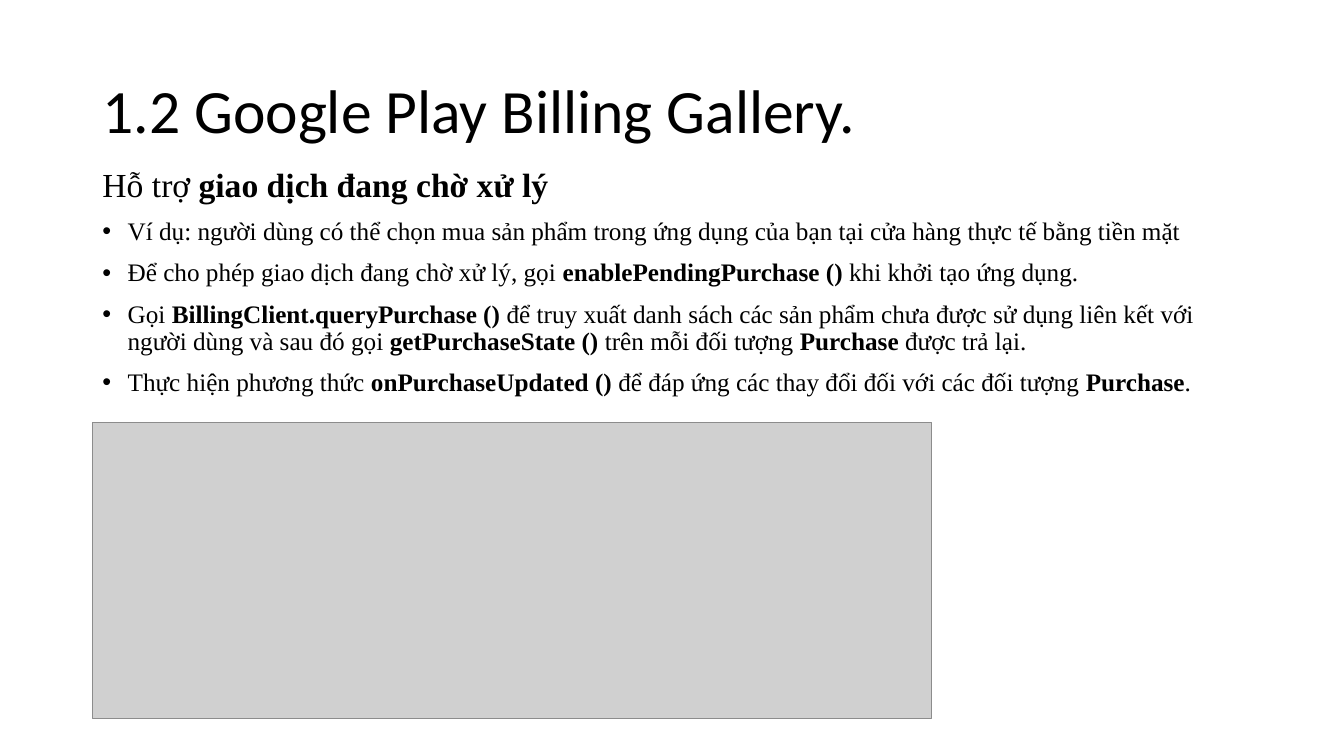
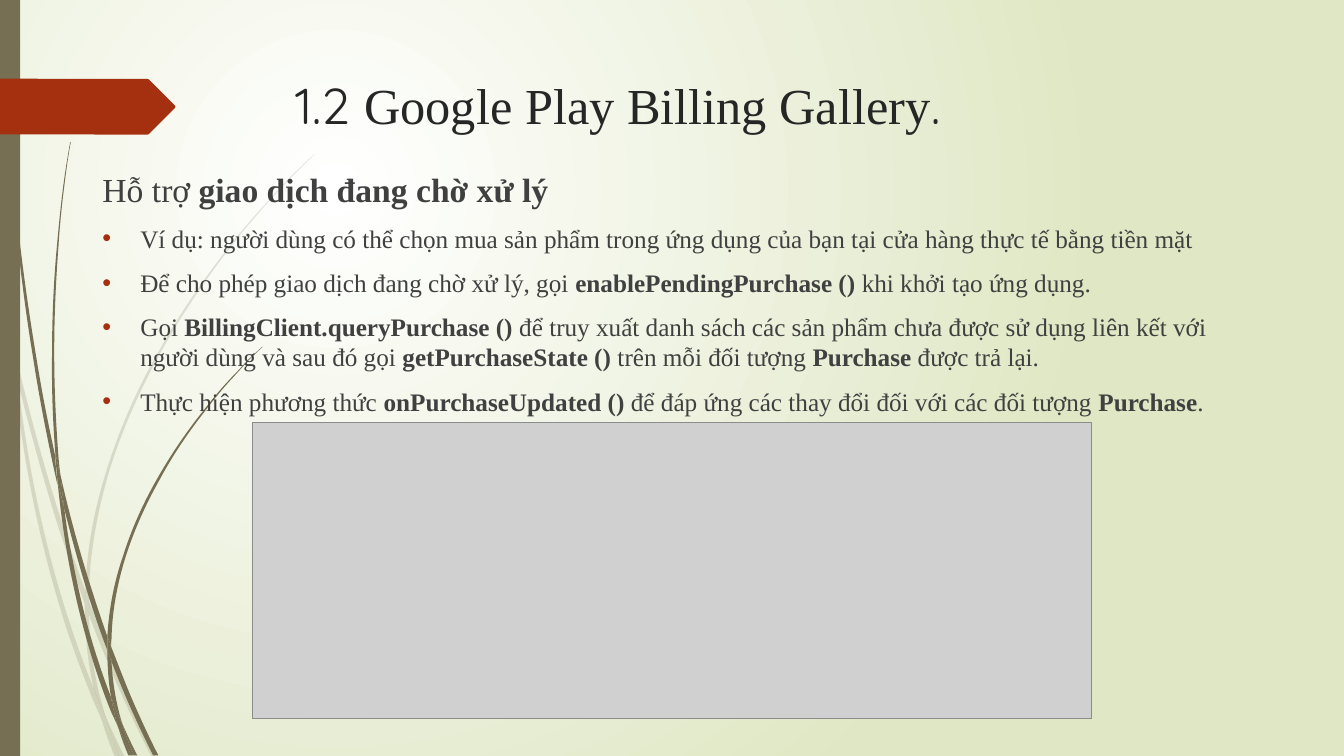
Before and after one commit to trieuduy27051999/Google-play-infor-, a slide deck: slide 13 of 3 muc dau GooglePlay.pptx. Drawn at 1344x756 pixels with LibreOffice and Linux fonts; fonts in the diff are those of the drawing; grey boxes stand for pictures. Boxes give left, top, right and bottom in pixels: in the first picture for what was removed or moved away, otherwise in the second. Text is boxed around its words. In the diff, an @@ line names an element or a change of style, - is before the commit and + after.

Commit message:
Sua font 3 muc dau Google Play

```diff
--- a/3 muc dau GooglePlay.pptx
+++ b/3 muc dau GooglePlay.pptx
@@ background #FFFFFF to gradient #FFFFFF to #DFE8C4 @@
@@ rectangle added at [0, 0, 20, 756], fill #766F54 @@
@@ freeform shape added at [0, 79, 175, 134], fill #A53010 @@
@@ title "1.2 Google Play Billing Gallery.": place and size @@
-title "1.2 Google Play Billing Gallery." at [102, 90, 855, 144]
+title "1.2 Google Play Billing Gallery." at [296, 88, 941, 134]
@@ title "1.2 Google Play Billing Gallery." at [296, 88, 941, 134]: size 44 to 36 pt, text colour #000000 to #262626; font Calibri to Quicksand in "1.2 Gallery."; font Calibri to Times New Roman in "Google Play Billing Gallery."; line spacing 0.9 to 1; vertical alignment middle to top @@
@@ text "Hỗ trợ giao dịch đang ..." at [102, 177, 1206, 417]: text colour #000000 to #404040; line spacing 0.9 to 1; indent changed @@
@@ picture: place and size @@
-picture at [93, 422, 933, 719]
+picture at [252, 422, 1092, 719]
@@ group added at [0, 154, 315, 756]: 10 freeform shapes @@
@@ group added at [3, 0, 262, 756]: 12 freeform shapes @@
```
Also in this commit, not shown: 79 other slides changed.
